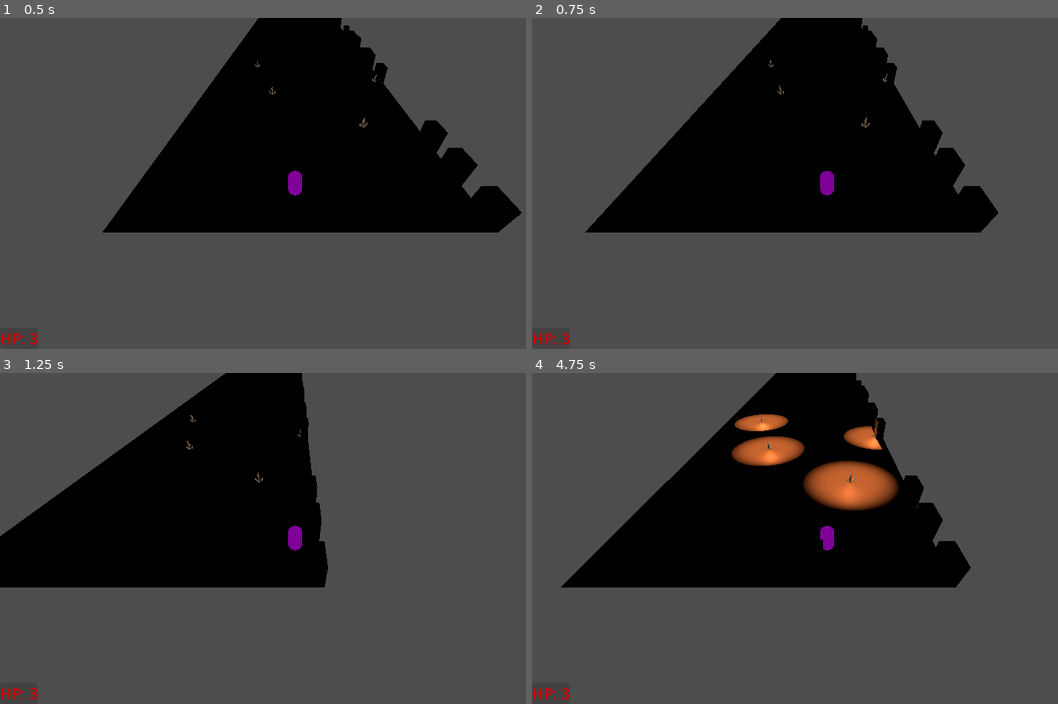
Above: before the commit, frames 1-4 (two rows, left to right).
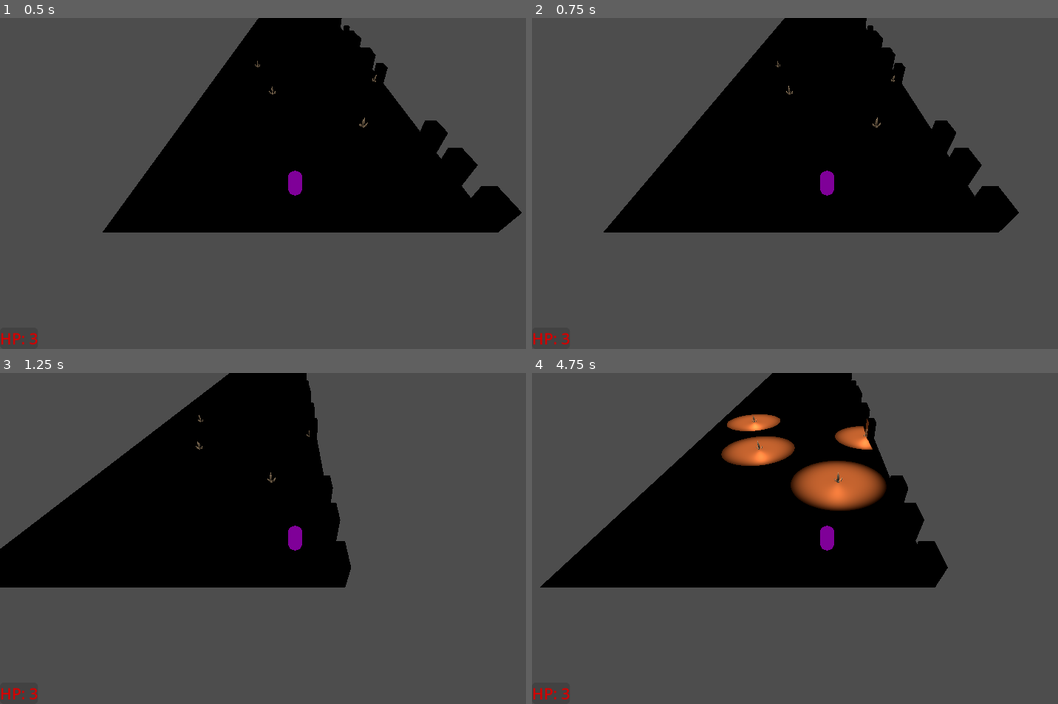
Above: after the commit, the same moments.

Repository: Jasp137/250405_MGJ_Shadowmancer
Game: Godot game, scene res://Scenes/Level.tscn
Two runs of this game, one before a commit and one after it. Both use one fixed random seed, a clock stepped at 60 frames per second and the inputs below.
Inputs:
- Up to frame 1 (0.5 s): no input
- Up to frame 2 (0.75 s): tap Enter at 0.5 s; hold D (character_right) from 0.53 s (still down)
- Up to frame 3 (1.25 s): keep holding D (character_right)
- Up to frame 4 (4.75 s): release D (character_right) at 1.28 s; hold S (character_down) 1.28-2.03 s; hold D (character_right) 2.03-2.78 s; hold W (character_up) 2.78-3.53 s; hold A (character_left) from 3.53 s (still down)

Frame 1 is identical in both runs. In frame 2, 3.1% of the frame differs, in the area x 10-93%, y 0-65%; in frame 3, 2.8%; in frame 4, 6.7%, in the area x 1-84%, y 0-65%.

Commit message:
add sounds

Diff:
--- /dev/null
+++ b/shadowbound_mini-jam/Scripts/heartbeat_player.gd
@@ -0,0 +1,9 @@
+extends AudioStreamPlayer
+
+func _ready() -> void:
+	World.tick.connect(play_heartbeat)
+
+func play_heartbeat():
+
+	self.play()
+	print("Playing it")
--- a/shadowbound_mini-jam/Scripts/player_character.gd
+++ b/shadowbound_mini-jam/Scripts/player_character.gd
@@ -4,6 +4,7 @@
 @export var speed : float = 5.0
 @export var rotation_speed : float = 5.0
 @export var starting_hitpoints: int = 3
+@export var acceleration: float = 10.0
 var hitpoints = 3
 var invincible: bool = false
 var starting_position: Vector3
@@ -51,7 +52,7 @@
 	if hitpoints <= 0:
 		return
 	var input_dir = Vector3.ZERO
-
+	var desired_velocity: Vector3 = Vector3.ZERO
 	if Input.is_action_pressed("character_right"): # D key or right arrow
 		input_dir.x += 1
 	if Input.is_action_pressed("character_left"): # A key or left arrow
@@ -65,10 +66,12 @@
 	input_dir = input_dir.normalized()
 
 	# Move the character in the isometric direction (X and Z are the main axes in the top-down view)
-	velocity.x = input_dir.x * speed
-	velocity.z = input_dir.z * speed
+	desired_velocity.x = input_dir.x * speed
+	desired_velocity.z = input_dir.z * speed
 	# Rotate vector with character
-	velocity = velocity.rotated(Vector3.UP, self.rotation.y)
-
+	desired_velocity = desired_velocity.rotated(Vector3.UP, self.rotation.y)
+	var diff =  desired_velocity - velocity
+	diff *= min(acceleration * delta, 1.0)
+	velocity += diff
 	# Apply the movement using move_and_slide
 	move_and_slide()
--- a/shadowbound_mini-jam/Scripts/world.gd
+++ b/shadowbound_mini-jam/Scripts/world.gd
@@ -8,6 +8,5 @@
 	get_tree().create_timer(heartbeat_interval).timeout.connect(heartbeat)
 
 func heartbeat():
-	# TODO: Play sound
 	tick.emit()
 	get_tree().create_timer(heartbeat_interval).timeout.connect(heartbeat)
Not shown, added: shadowbound_mini-jam/Scripts/heartbeat_player.gd.uid
Not shown, added: shadowbound_mini-jam/Sounds/heartbeat.wav.import
Not shown, added: shadowbound_mini-jam/Sounds/heartbeat.wav
